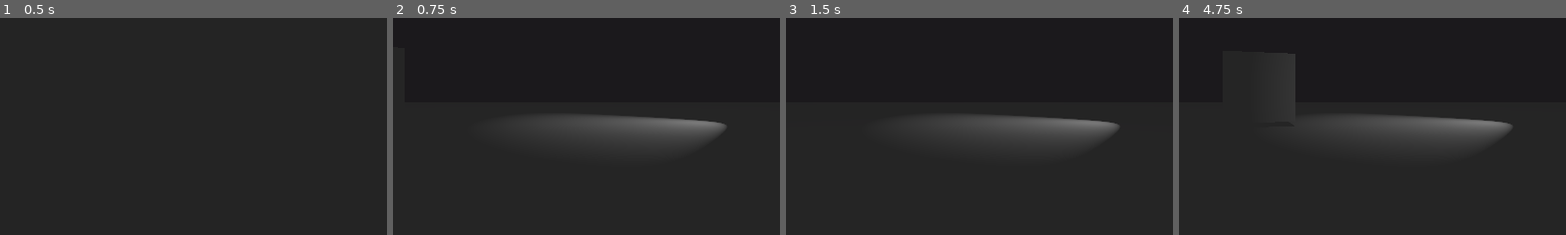
Above: before the commit, frames 1-4 (left to right).
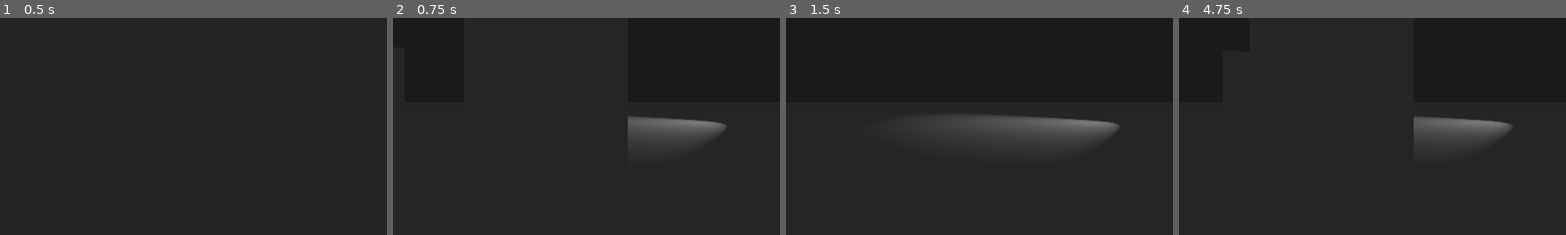
Above: after the commit, the same moments.

Repository: kotletcik/cyberiada-mini-project
Game: Godot game, scene res://test_folders/valk/ValkScene.tscn
Same seed, same stepped clock (60 frames per second), same inputs: the game is played once before the commit and once after it. This scene is started directly instead of the project's main scene.
Inputs:
- Up to frame 1 (0.5 s): no input
- Up to frame 2 (0.75 s): tap Enter at 0.5 s; hold D (move_right) from 0.53 s (still down); tap E (Interact) at 0.6 s
- Up to frame 3 (1.5 s): tap Space at 0.77, 1.25 s; release D (move_right) at 1.28 s; hold S (move_backward) from 1.28 s (still down); tap E (Interact) at 1.35 s
- Up to frame 4 (4.75 s): tap Space at 1.52, 2.75, 3.02, 3.77, 4.25, 4.52 s; tap Enter at 2, 3.5 s; release S (move_backward) at 2.03 s; hold D (move_right) 2.03-2.78 s; tap 1 at 2.1 s; tap E (Interact) every 0.75 s from 2.3 to 4.55 s; hold W (move_forward) 2.78-3.53 s; tap 2 at 2.85 s; hold A (move_left) from 3.53 s (still down); tap 3 at 3.6 s; tap K at 4.35 s
The pictures show only the part of the screen within x 30-80%, y 33-83%; the shares and areas given below are measured in that part.

Frame 1 is identical in both runs. In frame 2, 1.6% of the frame differs, in the area x 39-61%, y 45-56%; in frame 3, less than 0.1%; in frame 4, 1.6%.

Commit message:
Serum Scene

Diff:
--- a/test_folders/valk/ValkScene.tscn
+++ b/test_folders/valk/ValkScene.tscn
@@ -1,10 +1,10 @@
-[gd_scene load_steps=11 format=3 uid="uid://pi8o5qu4gaig"]
+[gd_scene load_steps=9 format=3 uid="uid://pi8o5qu4gaig"]
 
 [ext_resource type="Script" uid="uid://by4uogseh06rs" path="res://test_folders/valk/counterTest.gd" id="1_26bmd"]
 [ext_resource type="Script" uid="uid://ghea8h1oesu5" path="res://test_folders/valk/player_interactions.gd" id="2_8tw3q"]
 [ext_resource type="Script" uid="uid://cq3ikk3npkdg4" path="res://test_folders/valk/static_manager_test.gd" id="2_hhieh"]
 [ext_resource type="Script" uid="uid://jlq64hfq7bpi" path="res://test_folders/valk/PsycheManager.gd" id="3_xblbw"]
-[ext_resource type="Script" uid="uid://cf1xdbcigovnv" path="res://test_folders/valk/serum_item.gd" id="5_3q2fw"]
+[ext_resource type="PackedScene" uid="uid://xkpxf5u6hvhv" path="res://test_folders/valk/serum.tscn" id="5_3q2fw"]
 
 [sub_resource type="BoxMesh" id="BoxMesh_26bmd"]
 
@@ -13,10 +13,6 @@
 fog_light_color = Color(0.10691092, 0.0987831, 0.108827345, 1)
 
 [sub_resource type="BoxMesh" id="BoxMesh_xblbw"]
-
-[sub_resource type="BoxShape3D" id="BoxShape3D_xblbw"]
-
-[sub_resource type="BoxMesh" id="BoxMesh_8tw3q"]
 
 [node name="ValkScene" type="Node3D"]
 
@@ -58,12 +54,7 @@
 transform = Transform3D(-0.08929412, 0, 0.9960053, 0, 1, 0, -0.9960053, 0, -0.08929412, 3.3462143, 0, -3.7595387)
 shadow_enabled = true
 
-[node name="StaticBody3D" type="StaticBody3D" parent="."]
-script = ExtResource("5_3q2fw")
+[node name="Serum" parent="." instance=ExtResource("5_3q2fw")]
 
-[node name="CollisionShape3D" type="CollisionShape3D" parent="StaticBody3D"]
-shape = SubResource("BoxShape3D_xblbw")
-
-[node name="MeshInstance3D" type="MeshInstance3D" parent="StaticBody3D"]
-transform = Transform3D(1, 0, 0, 0, 1, 0, 0, 0, 1, -0.00012581004, -0.0001416225, -2.9085204e-05)
-mesh = SubResource("BoxMesh_8tw3q")
+[node name="Serum2" parent="." instance=ExtResource("5_3q2fw")]
+transform = Transform3D(1, 0, 0, 0, 1, 0, 0, 0, 1, 0, 0, -1.2289304)
--- a/test_folders/valk/player_interactions.gd
+++ b/test_folders/valk/player_interactions.gd
@@ -1,5 +1,7 @@
 class_name PlayerInteractions
 extends Node3D
+
+@export var interactRange: float = 5;
 
 @onready var raycast: RayCast3D = RayCast3D.new();
 
@@ -13,7 +15,7 @@
 	if(Input.is_action_just_pressed("Interact")):
 		print("Global position: ", global_position);
 		print("Raycats Global position: ", raycast.global_position);
-		raycast.target_position = -basis.z * 10;
+		raycast.target_position = -basis.z * interactRange;
 		raycast.force_update_transform();
 		raycast.force_raycast_update();
 		if(raycast.is_colliding()):
--- /dev/null
+++ b/test_folders/valk/serum.tscn
@@ -0,0 +1,17 @@
+[gd_scene load_steps=4 format=3 uid="uid://xkpxf5u6hvhv"]
+
+[ext_resource type="Script" uid="uid://cf1xdbcigovnv" path="res://test_folders/valk/serum_item.gd" id="1_4j8kh"]
+
+[sub_resource type="BoxShape3D" id="BoxShape3D_xblbw"]
+
+[sub_resource type="BoxMesh" id="BoxMesh_8tw3q"]
+
+[node name="Serum" type="StaticBody3D"]
+script = ExtResource("1_4j8kh")
+
+[node name="CollisionShape3D" type="CollisionShape3D" parent="."]
+shape = SubResource("BoxShape3D_xblbw")
+
+[node name="MeshInstance3D" type="MeshInstance3D" parent="."]
+transform = Transform3D(1, 0, 0, 0, 1, 0, 0, 0, 1, -0.00012581004, -0.0001416225, -2.9085204e-05)
+mesh = SubResource("BoxMesh_8tw3q")
